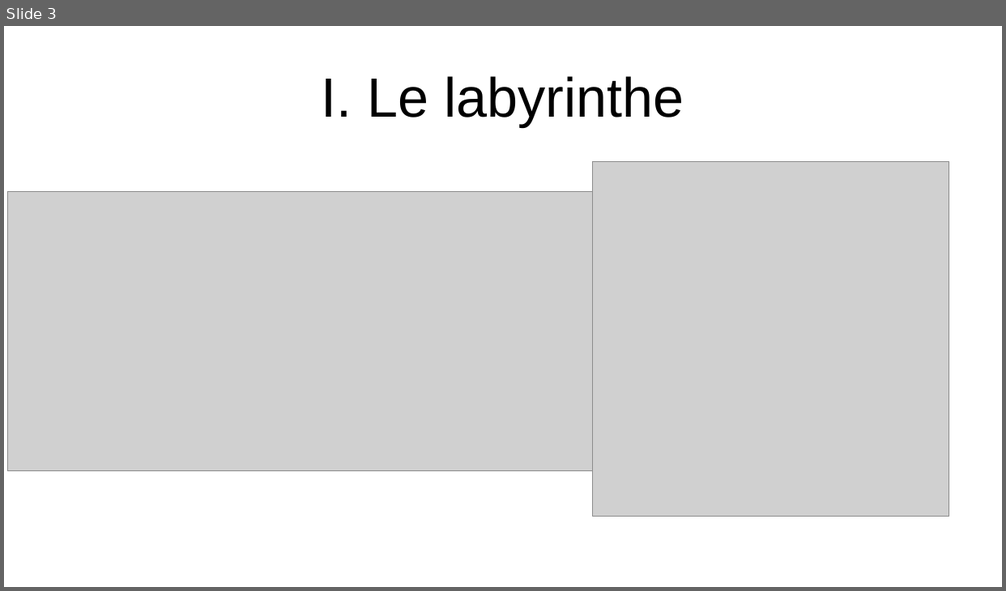
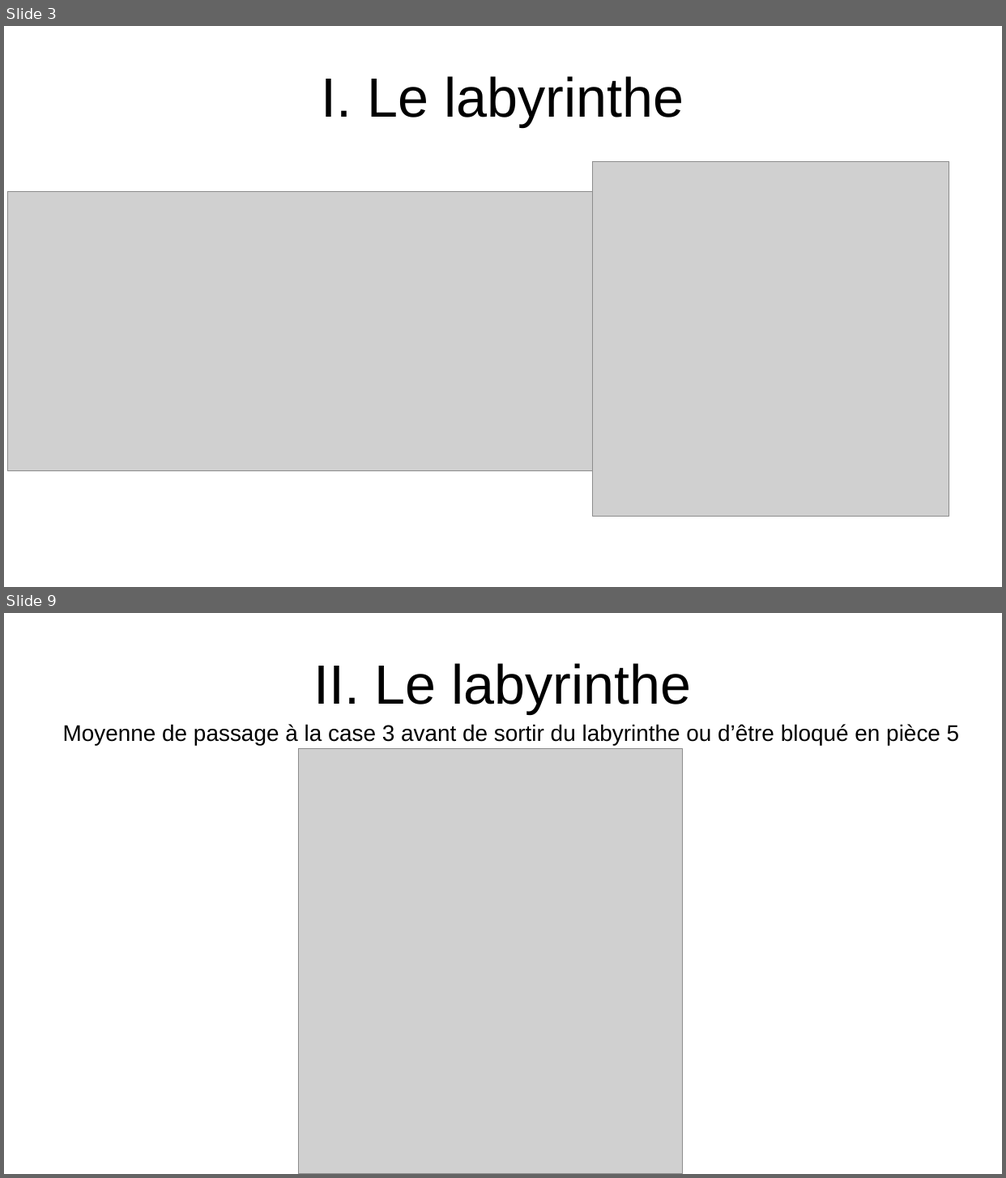
Before and after one commit to WIDEROZ/ESISAR-3A, a slide deck: Mathématiques/Oral/TP2_123 5min.odp. Shown one above the other, each under a label of ours: slide 3 before the commit, slides 3 and 9 after it; the slides between them are not shown. The pictures are 1006x591 and 1006x1178 pixels, drawn with LibreOffice and Linux fonts; fonts in the diff are those of the drawing; grey boxes stand for pictures. Boxes give left, top, right and bottom in pixels: in the first picture for what was removed or moved away, otherwise in the second. Text is boxed around its words. In the diff, an @@ line names an element or a change of style, - is before the commit and + after.

```diff
--- a/Mathématiques/Oral/TP2_123 5min.odp
+++ b/Mathématiques/Oral/TP2_123 5min.odp
@@ slide 9 added at (4,613,1002,1174), background #FFFFFF @@
@@ title added at (313,663,692,714), 44 pt, text #000000 @@
+II. Le labyrinthe
@@ text added at (63,724,960,745), 18 pt, text #000000 @@
+Moyenne de passage à la case 3 avant de sortir du labyrinthe ou d’être bloqué en pièce 5
@@ picture added at (298,749,682,1174) @@
```
Also in this commit, not shown: 6 slides changed, 2 other slides added, 9 slides removed, 1 other file.
